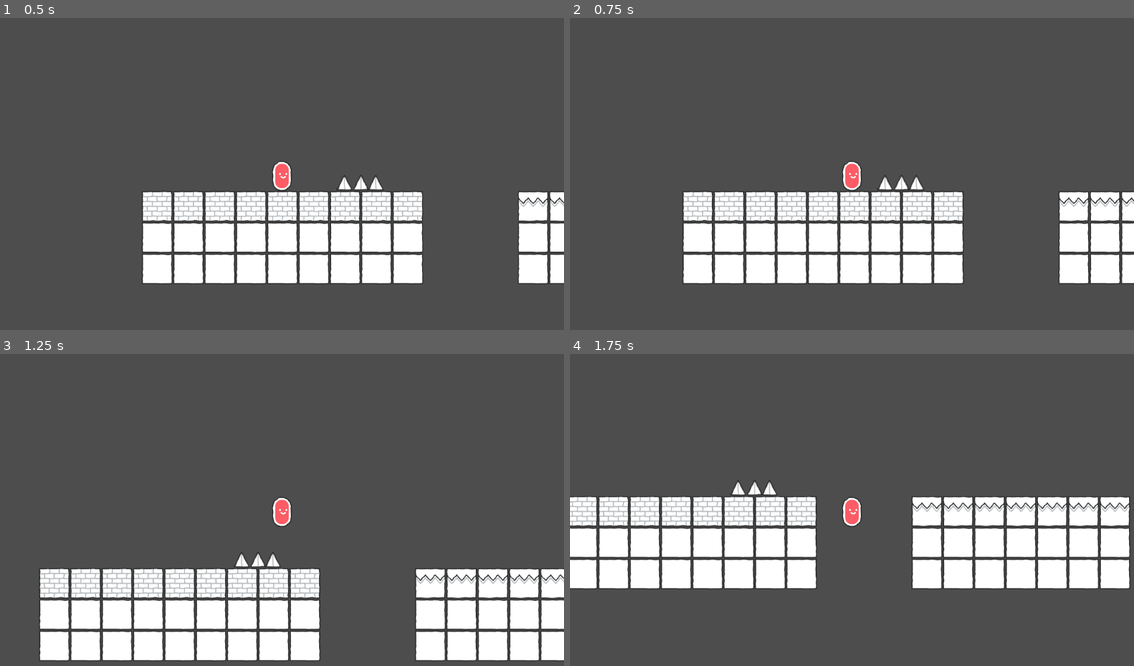
Above: before the commit, frames 1-4 (two rows, left to right).
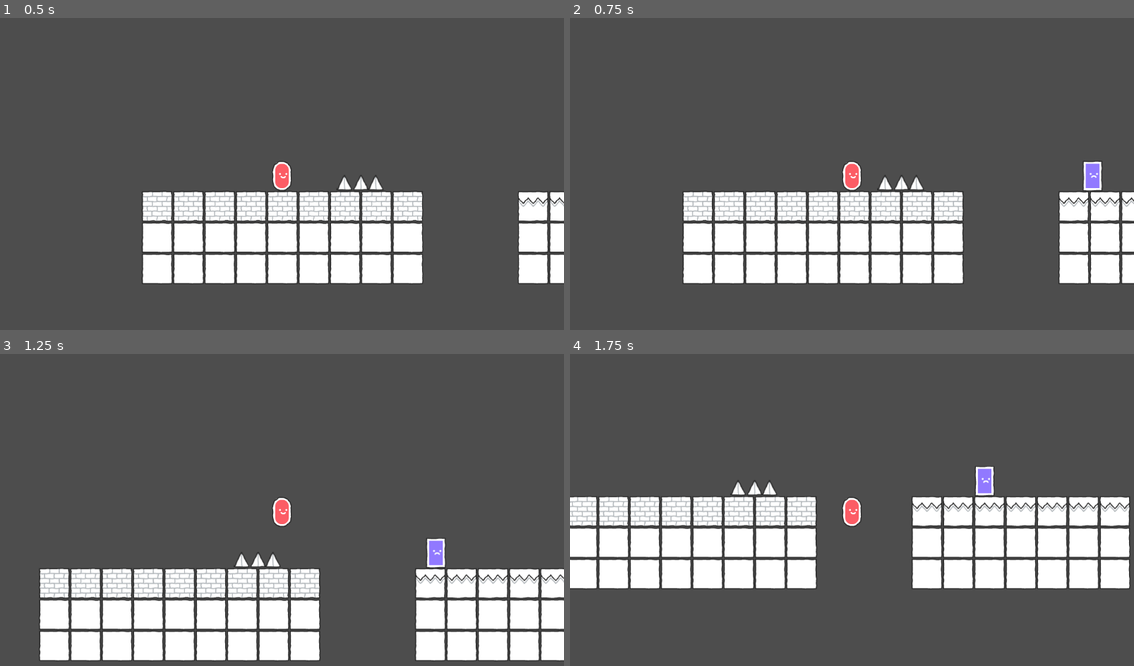
Above: after the commit, the same moments.

Repository: Gaiabuse/PlatformerGodotWork
Game: Godot game, scene res://Game/MiniWorld/miniworld.tscn
Two runs of this game, one before a commit and one after it. Both use one fixed random seed, a clock stepped at 60 frames per second and the inputs below.
Inputs:
- Up to frame 1 (0.5 s): no input
- Up to frame 2 (0.75 s): hold D (move_right) from 0.53 s (still down); hold ] (test_checkpoint) from 0.53 s (still down)
- Up to frame 3 (1.25 s): keep holding D (move_right); keep holding ] (test_checkpoint); tap Space (jump) at 0.77 s
- Up to frame 4 (1.75 s): keep holding D (move_right); release ] (test_checkpoint) at 1.28 s; tap ] (test_checkpoint) at 1.35 s; tap Space (jump) at 1.52 s

Frame 1 is identical in both runs. In frame 2, 0.3% of the frame differs, in the area x 90-95%, y 45-56%; in frame 3, 0.3%; in frame 4, 0.3%.

Commit message:
Tous les ennemis fonctionnels
(il manque le tireur)

Diff:
--- a/Game/MiniWorld/miniworld.tscn
+++ b/Game/MiniWorld/miniworld.tscn
@@ -7,6 +7,7 @@
 [ext_resource type="Texture2D" uid="uid://busp76i8ga87" path="res://Assets/Default/tile.png" id="4_igjnt"]
 [ext_resource type="PackedScene" uid="uid://mr76owxq6swr" path="res://Plateforme/MovablePlatform/movablePlatform.tscn" id="5_eynu4"]
 [ext_resource type="PackedScene" uid="uid://lp454xjcvc3m" path="res://Plateforme/BreakablePlatform/BreakablePlatform.tscn" id="6_igjnt"]
+[ext_resource type="PackedScene" uid="uid://cldaeucw27s8w" path="res://Game/ennemies/stupid_ennemy/stupid_ennemy.tscn" id="8_5sk61"]
 
 [sub_resource type="TileSetAtlasSource" id="TileSetAtlasSource_x6d18"]
 texture = ExtResource("2_130pt")
@@ -54,6 +55,7 @@
 [node name="Player" parent="." instance=ExtResource("2_48rmt")]
 position = Vector2(587, 378)
 collision_mask = 2
+max_health = 1
 
 [node name="TileMapLayer" type="TileMapLayer" parent="."]
 position = Vector2(492, 375)
@@ -79,4 +81,8 @@
 
 [node name="Spike" parent="." instance=ExtResource("2_eynu4")]
 position = Vector2(747, 420)
-height = -2.0
+
+[node name="Ennemy" parent="." instance=ExtResource("8_5sk61")]
+position = Vector2(1330, 374)
+limiteA = 1200
+limiteB = 1450
--- a/Game/Player/player.tscn
+++ b/Game/Player/player.tscn
@@ -7,7 +7,7 @@
 radius = 19.0
 height = 60.0
 
-[node name="Player" type="CharacterBody2D" node_paths=PackedStringArray("camera")]
+[node name="Player" type="CharacterBody2D" node_paths=PackedStringArray("camera") groups=["player"]]
 script = ExtResource("1_s3asc")
 camera = NodePath("Camera2D")
 metadata/_custom_type_script = "uid://bxc44824lcx63"
--- a/scripts/enemy.gd
+++ b/Game/ennemies/basic_ennemy/enemy.gd
@@ -2,34 +2,35 @@
 
 @export var player: Node2D
 @export var sprite: Sprite2D
-#@export var gunSprite: Sprite2D
 @export var speed: int = 100
 var health: int
 var direction: Vector2 = Vector2.ZERO
 @export var limiteA: int
 @export var limiteB: int
 var target_position: Vector2 = Vector2.ZERO
+var player_targeting: bool = false
+@export var max_health: int
+var _is_dead: bool = false
+
+var _health: int:
+	set(value):
+		_health = value
 
 func _ready() -> void:
-	pass
-
-func _process(delta: float) -> void:
-	pass
+	_health = max_health
 
 func _physics_process(delta: float) -> void:
 	if position.x < limiteA:
 		target_position = Vector2(limiteB, 0)
-		#gunSprite.global_position.x -= 50
 		sprite.scale.x = 1
-		#gunSprite.scale.x = 1
 	elif position.x > limiteB:
 		target_position = Vector2(limiteA, 0)
-		#gunSprite.global_position.x += 50
-		#gunSprite.scale.x = 1
 		sprite.scale.x = -1
 
+	var target_direction: Vector2 = Vector2(global_position.direction_to(target_position).x,0)
+	if player_targeting:
+		target_direction = Vector2(global_position.direction_to(player.global_position).x,0)
 
-	var target_direction: Vector2 = Vector2(global_position.direction_to(target_position).x,0)
 	direction = lerp(direction, target_direction, delta)
 	velocity = direction * speed
 
@@ -38,11 +39,27 @@
 
 	velocity *= 50
 	move_and_slide()
-
+	var collision: KinematicCollision2D = move_and_collide(velocity * delta)
+	if collision:
+		var collider = collision.get_collider()
+		if collider is Player:
+			player.take_damage(1)
 
 func _on_sight_area_body_entered(body: Node2D) -> void:
-	player = body
-
+	if body == player:
+		player_targeting = true
 
 func _on_sight_area_body_exited(body: Node2D) -> void:
-	player = null
+	if body == player:
+		player_targeting = false
+
+func die():
+	if _is_dead:
+		return
+	_is_dead = true
+	queue_free()
+
+func take_damage(damage:int):
+	_health = max(0, _health - damage)
+	if _health == 0:
+		die()
--- a/scenes/ennemy_armed.tscn
+++ b/Game/ennemies/basic_ennemy/ennemy.tscn
@@ -1,36 +1,30 @@
-[gd_scene load_steps=6 format=3 uid="uid://b02awebktuq7f"]
+[gd_scene load_steps=5 format=3 uid="uid://bir324o0vbwfn"]
 
-[ext_resource type="Script" uid="uid://be4p3m085ngna" path="res://scripts/enemy_armed.gd" id="1_jkixm"]
-[ext_resource type="Texture2D" uid="uid://d8d6dkwaf2nf" path="res://Assets/Default/character_squarePurple.png" id="2_jkixm"]
-[ext_resource type="Texture2D" uid="uid://hbqqjy31jjgx" path="res://Assets/Default/item_blaster.png" id="3_jkixm"]
+[ext_resource type="Script" uid="uid://c00bhi0dpfvnf" path="res://Game/ennemies/basic_ennemy/enemy.gd" id="1_a8sfv"]
+[ext_resource type="Texture2D" uid="uid://n7r62jiqfxj8" path="res://Assets/Default/character_squareYellow.png" id="2_bhke5"]
 
 [sub_resource type="RectangleShape2D" id="RectangleShape2D_ct4mp"]
 size = Vector2(39, 61)
 
 [sub_resource type="CircleShape2D" id="CircleShape2D_hjaqi"]
-radius = 305.05902
+radius = 184.39088
 
 [node name="Ennemy" type="CharacterBody2D" node_paths=PackedStringArray("sprite")]
-script = ExtResource("1_jkixm")
-sprite = NodePath("Sprite2D")
+collision_mask = 3
+script = ExtResource("1_a8sfv")
+sprite = NodePath("Sprite")
 
 [node name="Sprite" type="Sprite2D" parent="."]
-texture = ExtResource("2_jkixm")
+texture = ExtResource("2_bhke5")
 
 [node name="CollisionShape2D" type="CollisionShape2D" parent="."]
 position = Vector2(-0.5, -1.5)
 shape = SubResource("RectangleShape2D_ct4mp")
 
 [node name="SightArea" type="Area2D" parent="."]
-visible = false
 
 [node name="CollisionShape2D" type="CollisionShape2D" parent="SightArea"]
 shape = SubResource("CircleShape2D_hjaqi")
 
-[node name="Sprite2D" type="Sprite2D" parent="."]
-position = Vector2(35, 1)
-scale = Vector2(0.5, 0.5)
-texture = ExtResource("3_jkixm")
-
 [connection signal="body_entered" from="SightArea" to="." method="_on_sight_area_body_entered"]
 [connection signal="body_exited" from="SightArea" to="." method="_on_sight_area_body_exited"]
--- /dev/null
+++ b/Game/ennemies/flying_ennemy/flying_enemy.gd
@@ -0,0 +1,61 @@
+extends CharacterBody2D
+
+@export var player: Node2D
+@export var sprite: Sprite2D
+@export var speed: int = 100
+var health: int
+var direction: Vector2 = Vector2.ZERO
+@export var limiteA: int
+@export var limiteB: int
+var target_position: Vector2 = Vector2.ZERO
+var player_targeting: bool = false
+@export var max_health: int
+var _is_dead: bool = false
+
+var _health: int:
+	set(value):
+		_health = value
+
+func _ready() -> void:
+	_health = max_health
+
+func _physics_process(delta: float) -> void:
+	if position.x < limiteA:
+		target_position = Vector2(limiteB, 0)
+		sprite.scale.x = 1
+	elif position.x > limiteB:
+		target_position = Vector2(limiteA, 0)
+		sprite.scale.x = -1
+
+	var target_direction: Vector2 = Vector2(global_position.direction_to(target_position).x,0)
+	if player_targeting:
+		target_direction = Vector2(global_position.direction_to(player.global_position))
+	direction = lerp(direction, target_direction, delta)
+	velocity = direction * speed
+
+	velocity *= 50
+	move_and_slide()
+	var collision: KinematicCollision2D = move_and_collide(velocity * delta)
+	if collision:
+		var collider = collision.get_collider()
+		if collider is Player:
+			player.take_damage(1)
+
+func _on_sight_area_body_entered(body: Node2D) -> void:
+	if body == player:
+		player_targeting = true
+
+func _on_sight_area_body_exited(body: Node2D) -> void:
+	if body == player:
+		player_targeting = false
+
+func die():
+	if _is_dead:
+		return
+	_is_dead = true
+	queue_free()
+
+func take_damage(damage:int):
+	_health = max(0, _health - damage)
+	if _health == 0:
+		die()
--- a/scenes/ennemy.tscn
+++ b/Game/ennemies/flying_ennemy/flying_ennemy.tscn
@@ -1,27 +1,28 @@
-[gd_scene load_steps=5 format=3 uid="uid://bir324o0vbwfn"]
+[gd_scene load_steps=5 format=3 uid="uid://b3mbfykx636c0"]
 
-[ext_resource type="Script" uid="uid://c00bhi0dpfvnf" path="res://scripts/enemy.gd" id="1_a8sfv"]
-[ext_resource type="Texture2D" uid="uid://d8d6dkwaf2nf" path="res://Assets/Default/character_squarePurple.png" id="2_fvtld"]
+[ext_resource type="Script" uid="uid://bkgulckthta78" path="res://Game/ennemies/flying_ennemy/flying_enemy.gd" id="1_78gdf"]
+[ext_resource type="Texture2D" uid="uid://cyn38oabi7ipa" path="res://Assets/Default/character_roundYellow.png" id="2_ppgq4"]
 
 [sub_resource type="RectangleShape2D" id="RectangleShape2D_ct4mp"]
 size = Vector2(39, 61)
 
 [sub_resource type="CircleShape2D" id="CircleShape2D_hjaqi"]
-radius = 305.05902
+radius = 188.67963
 
 [node name="Ennemy" type="CharacterBody2D" node_paths=PackedStringArray("sprite")]
-script = ExtResource("1_a8sfv")
+collision_mask = 3
+script = ExtResource("1_78gdf")
 sprite = NodePath("Sprite")
+speed = 5
 
 [node name="Sprite" type="Sprite2D" parent="."]
-texture = ExtResource("2_fvtld")
+texture = ExtResource("2_ppgq4")
 
 [node name="CollisionShape2D" type="CollisionShape2D" parent="."]
 position = Vector2(-0.5, -1.5)
 shape = SubResource("RectangleShape2D_ct4mp")
 
 [node name="SightArea" type="Area2D" parent="."]
-visible = false
 
 [node name="CollisionShape2D" type="CollisionShape2D" parent="SightArea"]
 shape = SubResource("CircleShape2D_hjaqi")
--- a/scripts/enemy_armed.gd
+++ b/Game/ennemies/intelligent_ennemy/intelligent_enemy.gd
@@ -8,12 +8,16 @@
 @export var limiteA: int
 @export var limiteB: int
 var target_position: Vector2 = Vector2.ZERO
+var player_targeting: bool = false
+@export var max_health: int
+var _is_dead: bool = false
+
+var _health: int:
+	set(value):
+		_health = value
 
 func _ready() -> void:
-	pass
-
-func _process(delta: float) -> void:
-	pass
+	_health = max_health
 
 func _physics_process(delta: float) -> void:
 	if position.x < limiteA:
@@ -23,8 +27,9 @@
 		target_position = Vector2(limiteA, 0)
 		sprite.scale.x = -1
 
-
 	var target_direction: Vector2 = Vector2(global_position.direction_to(target_position).x,0)
+	if player_targeting and limiteB > position.x and position.x > limiteA:
+		target_direction = Vector2(global_position.direction_to(player.global_position).x,0)
 	direction = lerp(direction, target_direction, delta)
 	velocity = direction * speed
 
@@ -33,11 +38,28 @@
 
 	velocity *= 50
 	move_and_slide()
+	var collision: KinematicCollision2D = move_and_collide(velocity * delta)
+	if collision:
+		var collider = collision.get_collider()
+		if collider is Player:
+			player.take_damage(1)
 
 
 func _on_sight_area_body_entered(body: Node2D) -> void:
-	player = body
-
+	if body == player:
+		player_targeting = true
 
 func _on_sight_area_body_exited(body: Node2D) -> void:
-	player = null
+	if body == player:
+		player_targeting = false
+
+func die():
+	if _is_dead:
+		return
+	_is_dead = true
+	queue_free()
+
+func take_damage(damage:int):
+	_health = max(0, _health - damage)
+	if _health == 0:
+		die()
--- /dev/null
+++ b/Game/ennemies/intelligent_ennemy/intelligent_ennemy.tscn
@@ -0,0 +1,31 @@
+[gd_scene load_steps=5 format=3 uid="uid://bwdyp2g8e36o1"]
+
+[ext_resource type="Script" uid="uid://bwx7ji7kxcsu4" path="res://Game/ennemies/intelligent_ennemy/intelligent_enemy.gd" id="1_ihx7f"]
+[ext_resource type="Texture2D" uid="uid://uk7yffkchn1o" path="res://Assets/Default/character_roundPurple.png" id="2_bb0w3"]
+
+[sub_resource type="RectangleShape2D" id="RectangleShape2D_ct4mp"]
+size = Vector2(39, 61)
+
+[sub_resource type="CircleShape2D" id="CircleShape2D_hjaqi"]
+radius = 199.01006
+
+[node name="Ennemy" type="CharacterBody2D" node_paths=PackedStringArray("sprite")]
+collision_mask = 3
+script = ExtResource("1_ihx7f")
+sprite = NodePath("Sprite")
+speed = 10
+
+[node name="Sprite" type="Sprite2D" parent="."]
+texture = ExtResource("2_bb0w3")
+
+[node name="CollisionShape2D" type="CollisionShape2D" parent="."]
+position = Vector2(-0.5, -1.5)
+shape = SubResource("RectangleShape2D_ct4mp")
+
+[node name="SightArea" type="Area2D" parent="."]
+
+[node name="CollisionShape2D" type="CollisionShape2D" parent="SightArea"]
+shape = SubResource("CircleShape2D_hjaqi")
+
+[connection signal="body_entered" from="SightArea" to="." method="_on_sight_area_body_entered"]
+[connection signal="body_exited" from="SightArea" to="." method="_on_sight_area_body_exited"]
--- /dev/null
+++ b/Game/ennemies/stupid_ennemy/stupid_enemy.gd
@@ -0,0 +1,52 @@
+extends CharacterBody2D
+
+@export var sprite: Sprite2D
+@export var speed: int = 100
+var health: int
+var direction: Vector2 = Vector2.ZERO
+@export var limiteA: int
+@export var limiteB: int
+var target_position: Vector2 = Vector2.ZERO
+@export var max_health: int
+var _is_dead: bool = false
+
+var _health: int:
+	set(value):
+		_health = value
+
+func _ready() -> void:
+	_health = max_health
+
+func _physics_process(delta: float) -> void:
+	if position.x < limiteA:
+		target_position = Vector2(limiteB, 0)
+		sprite.scale.x = 1
+	elif position.x > limiteB:
+		target_position = Vector2(limiteA, 0)
+		sprite.scale.x = -1
+
+	var target_direction: Vector2 = Vector2(global_position.direction_to(target_position).x,0)
+	direction = lerp(direction, target_direction, delta)
+	velocity = direction * speed
+
+	if not is_on_floor():
+		velocity += get_gravity() * delta
+
+	velocity *= 50
+	move_and_slide()
+	var collision: KinematicCollision2D = move_and_collide(velocity * delta)
+	if collision:
+		var collider = collision.get_collider()
+		if collider is Player:
+			collider.take_damage(1)
+
+func die():
+	if _is_dead:
+		return
+	_is_dead = true
+	queue_free()
+
+func take_damage(damage:int):
+	_health = max(0, _health - damage)
+	if _health == 0:
+		die()
--- /dev/null
+++ b/Game/ennemies/stupid_ennemy/stupid_ennemy.tscn
@@ -0,0 +1,20 @@
+[gd_scene load_steps=4 format=3 uid="uid://cldaeucw27s8w"]
+
+[ext_resource type="Script" uid="uid://ijsatncfapqb" path="res://Game/ennemies/stupid_ennemy/stupid_enemy.gd" id="1_3t2w6"]
+[ext_resource type="Texture2D" uid="uid://d8d6dkwaf2nf" path="res://Assets/Default/character_squarePurple.png" id="2_qeklu"]
+
+[sub_resource type="RectangleShape2D" id="RectangleShape2D_ct4mp"]
+size = Vector2(39, 61)
+
+[node name="Ennemy" type="CharacterBody2D" node_paths=PackedStringArray("sprite")]
+collision_mask = 3
+script = ExtResource("1_3t2w6")
+sprite = NodePath("Sprite")
+speed = 10
+
+[node name="Sprite" type="Sprite2D" parent="."]
+texture = ExtResource("2_qeklu")
+
+[node name="CollisionShape2D" type="CollisionShape2D" parent="."]
+position = Vector2(-0.5, -1.5)
+shape = SubResource("RectangleShape2D_ct4mp")
--- a/scenes/test_world.tscn
+++ /dev/null
@@ -1,27 +0,0 @@
-[gd_scene load_steps=4 format=3 uid="uid://dgf8tjxpphajx"]
-
-[ext_resource type="PackedScene" uid="uid://bir324o0vbwfn" path="res://scenes/ennemy.tscn" id="1_krlkw"]
-[ext_resource type="Texture2D" uid="uid://busp76i8ga87" path="res://Assets/Default/tile.png" id="2_amxg5"]
-
-[sub_resource type="RectangleShape2D" id="RectangleShape2D_3263u"]
-size = Vector2(1363, 61)
-
-[node name="Node2D" type="Node2D"]
-
-[node name="Ennemy" parent="." instance=ExtResource("1_krlkw")]
-position = Vector2(439, 343)
-speed = 25
-limiteA = 400
-limiteB = 600
-
-[node name="Platform" type="StaticBody2D" parent="."]
-position = Vector2(200, 600)
-
-[node name="Sprite2D" type="Sprite2D" parent="Platform"]
-position = Vector2(268.5, 0)
-scale = Vector2(24.328125, 1)
-texture = ExtResource("2_amxg5")
-
-[node name="CollisionShape2D" type="CollisionShape2D" parent="Platform"]
-position = Vector2(325.5, 0.5)
-shape = SubResource("RectangleShape2D_3263u")
Not shown: 1 places in Game/MiniWorld/miniworld.tscn that only renumber resources
Renamed: scripts/enemy.gd.uid -> Game/ennemies/basic_ennemy/enemy.gd.uid
Not shown, added: Game/ennemies/flying_ennemy/flying_enemy.gd.uid
Not shown, added: Game/ennemies/intelligent_ennemy/intelligent_enemy.gd.uid
Not shown, added: Game/ennemies/stupid_ennemy/stupid_enemy.gd.uid
Not shown, removed: scripts/enemy_armed.gd.uid
Not shown, added: Game/ennemies/stupid_ennemy/stupid_ennemy.tscn7331900025.tmp
